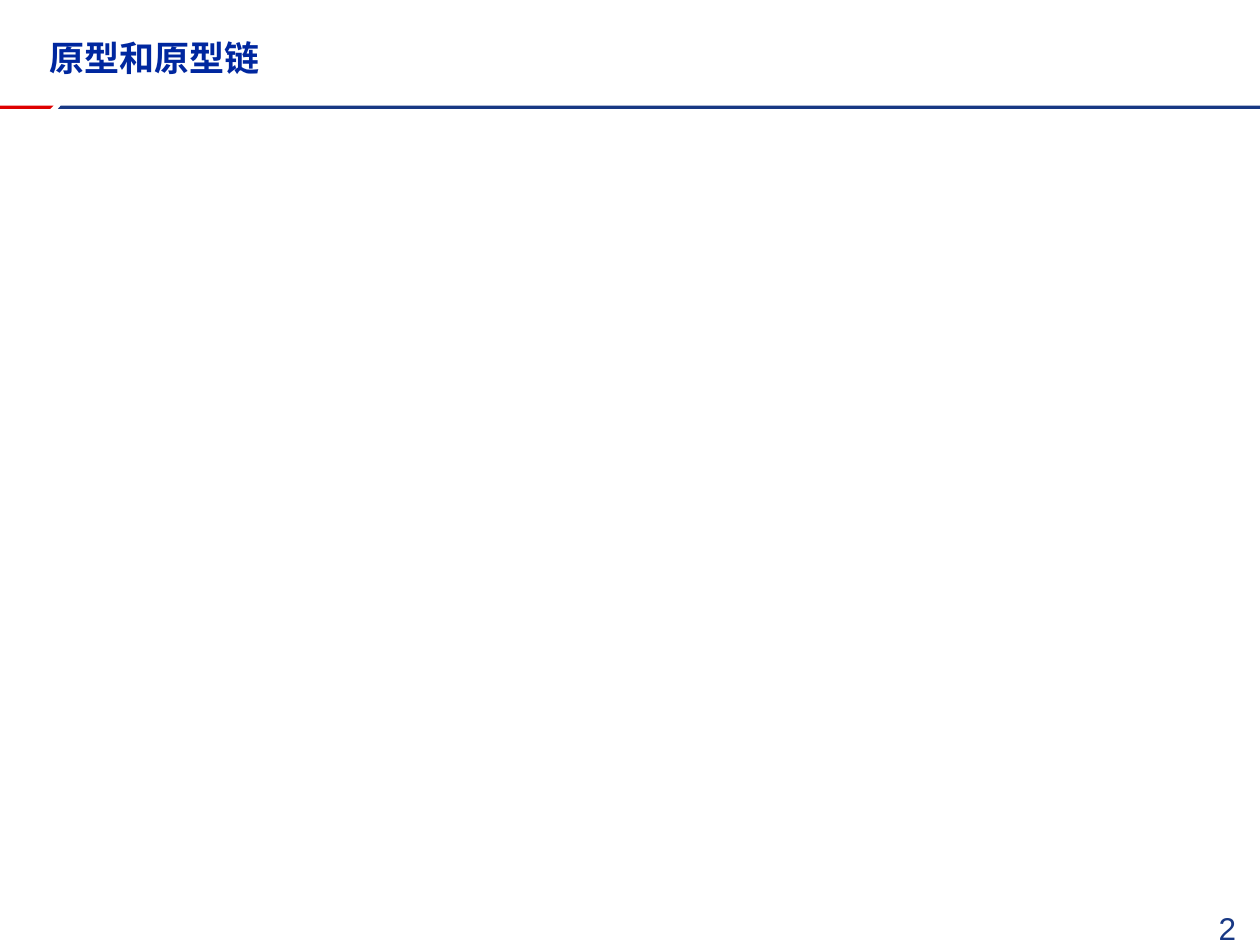
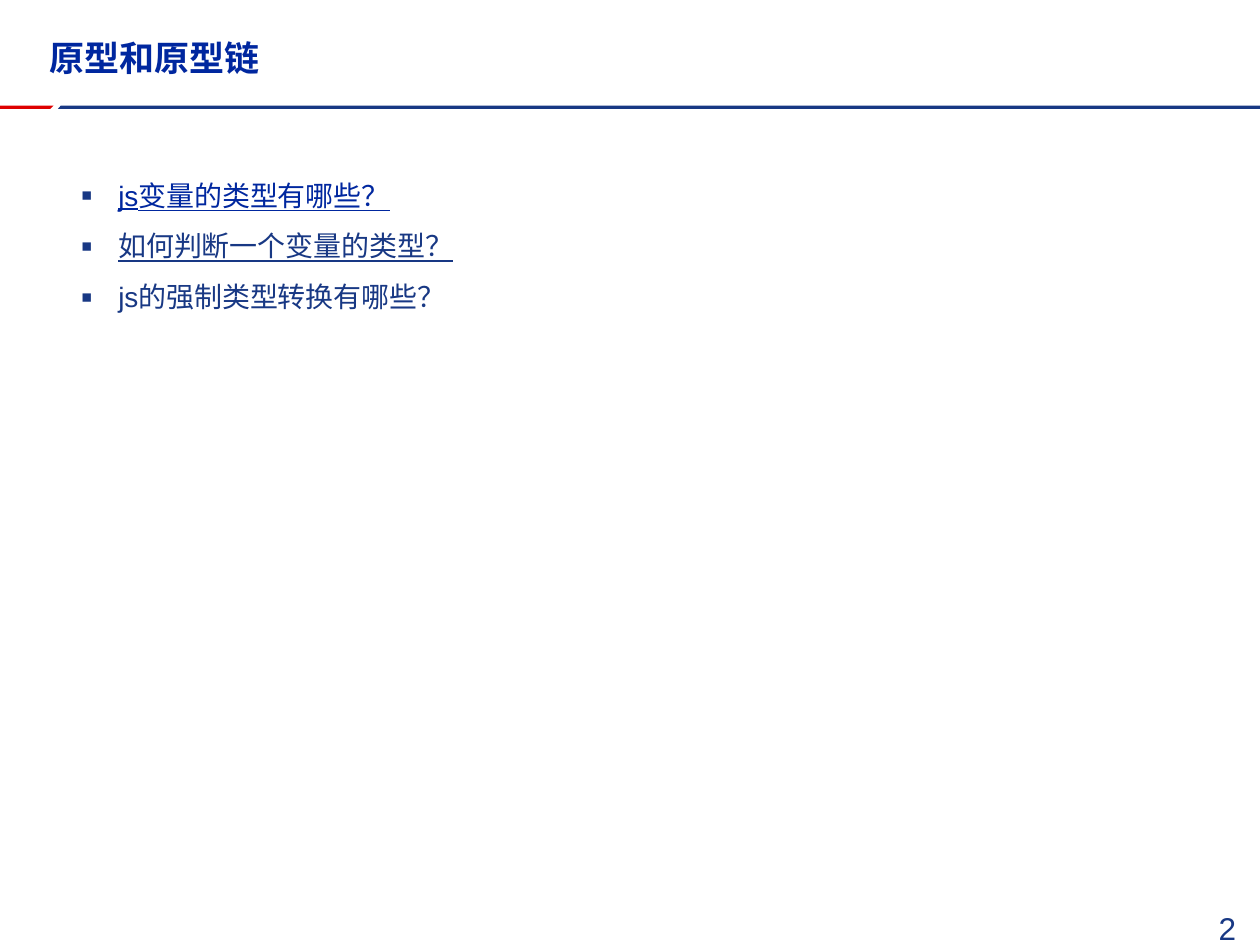
Before and after one commit to FireSmallPanda/swdt, a slide deck: slide 3 of javascript技术分享/mui以及推送分享.pptx. Drawn at 1260x945 pixels with LibreOffice and Linux fonts; fonts in the diff are those of the drawing; background and template pictures are left out. Boxes give left, top, right and bottom in pixels: in the first picture for what was removed or moved away, otherwise in the second. Text is boxed around its words. In the diff, an @@ line names an element or a change of style, - is before the commit and + after.

```diff
--- a/javascript技术分享/mui以及推送分享.pptx
+++ b/javascript技术分享/mui以及推送分享.pptx
@@ text added at <box>118,184,453,312</box>, 16 pt, text #183884, underline @@
+▪ js变量的类型有哪些？
+▪ 如何判断一个变量的类型？
+▪ js的强制类型转换有哪些？
```
Also in this commit, not shown: 1 other slide changed, 7 slides added, 6 slides removed, 1 other file.
